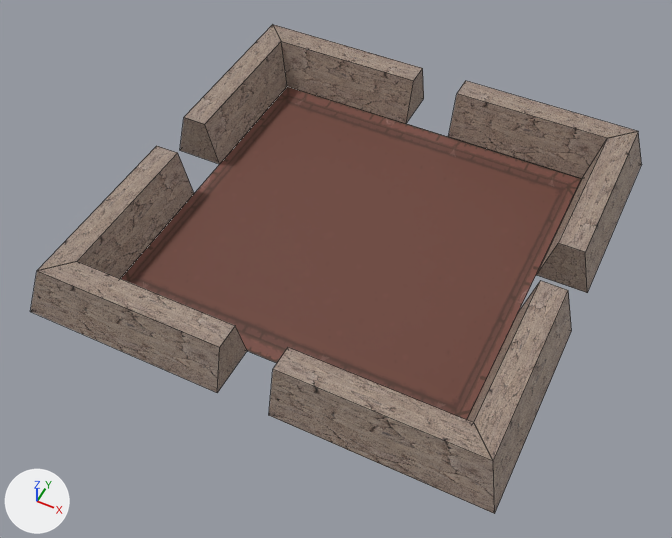
One commit to the OBJ model Practica 3/Proyecto/robot/modelos/Salas/sala_15.obj: the scene before it, then after it.
One viewpoint serves both versions: a 50 mm lens placed at (10.7, -23.3, 26.5), pointed at (-0.1, -1.8, -0.4). Arrows for +X, +Y and +Z are at lower left; the lights stay in place. Mesh edges are drawn as thin lines. Where no turn or scale is listed for an object, it has been applied to the vertices.

In view in the first picture: 'Ground_Plane', 'Wall.000_Cube.011', 'Wall.001_Cube.012', 'Wall.002_Cube.014', 'Wall.003_Cube.010', 'Wall.004_Cube.015', 'Wall.005_Cube.002', 'Wall.006_Cube.016', 'Wall.007_Cube.017'.
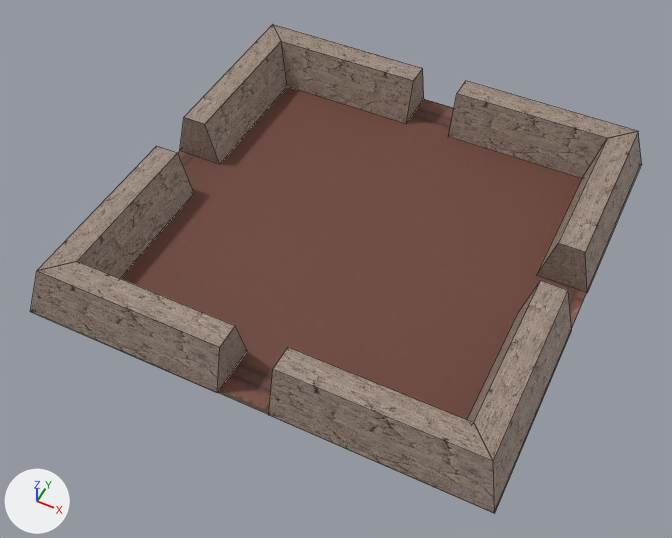
Patch to the scene script:
```diff
--- a/Practica 3/Proyecto/robot/modelos/Salas/sala_15.obj.py
+++ b/Practica 3/Proyecto/robot/modelos/Salas/sala_15.obj.py
@@ me_ground_plane @@
 me_ground_plane.from_pydata(...)  # 4 vertices, 1 face; spans x -7.0..7.0, y -7.0..7.0, z 0.0
 # used by ob_ground_plane; location = (0.0, 0.0, 0.0)
-me_ground_plane.vertices[0].co = (-7.0, -7.0, 0.0)
-me_ground_plane.vertices[1].co = (7.0, -7.0, 0.0)
-me_ground_plane.vertices[2].co = (-7.0, 7.0, 0.0)  # pixel (287, 86)
-me_ground_plane.vertices[3].co = (7.0, 7.0, 0.0)  # pixel (581, 178)
+# me_ground_plane part 1
+me_ground_plane.vertices[0].co = (-8.98, -8.98, 0.0)  # pixel (31, 311)
+me_ground_plane.vertices[1].co = (8.98, -8.98, 0.0)  # pixel (494, 512)
+me_ground_plane.vertices[2].co = (-8.98, 8.98, 0.0)
+me_ground_plane.vertices[3].co = (8.98, 8.98, 0.0)  # pixel (640, 164)
 me_ground_plane.materials.append(mat_material_001)
```

What differs and where, as boxes (x1, y1, x2, y2) in the pictures (672 x 538 px):
'Ground_Plane', reshaped
    before: (120, 87, 582, 420)
    after: (120, 87, 587, 420)
